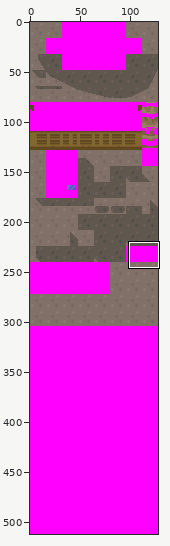
Sprite sheet, stored at tiles/oreburgh_south/bottom.png. The picture above shows the old version from afar; the outline marks the close-up.
Close-up. Earlier state:
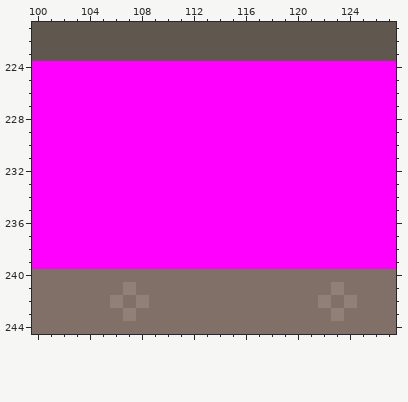
The file is 128x512 pixels. Shown: x 100..127, y 221..244.
And afterwards:
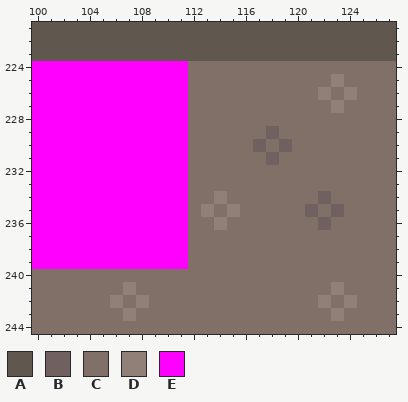
Palette (. is transparent): A #60574f  B #706060  C #807068  D #908078  E #ff00ff
The edit:
Colour E gives way to colour B in row 229 at x 118; in row 230 at x 117 and 119; in row 231 at x 118; in row 234 at x 122; in row 235 at x 121 and 123; in row 236 at x 122.
Colour E gives way to colour C in row 224 at x 112 to 127; in row 225 at x 112 to 122 and 124 to 127; in row 226 at x 112 to 121, 123 and 125 to 127; in row 227 at x 112 to 122 and 124 to 127; in row 228 at x 112 to 127; in row 229 at x 112 to 117 and 119 to 127.
Colour E gives way to colour C in row 230 at x 112 to 116, 118 and 120 to 127; in row 231 at x 112 to 117 and 119 to 127; in rows 232 to 233 at x 112 to 127; in row 234 at x 112 to 113, 115 to 121 and 123 to 127; in row 235 at x 112, 114, 116 to 120, 122 and 124 to 127; in row 236 at x 112 to 113, 115 to 121 and 123 to 127.
Colour E gives way to colour C in rows 237 to 239 at x 112 to 127.
Colour E gives way to colour D in row 225 at x 123; in row 226 at x 122 and 124; in row 227 at x 123; in row 234 at x 114; in row 235 at x 113 and 115; in row 236 at x 114.
Changed places in both close-ups, as pixel boxes (x1, y1, x2, y2):
changed: (188, 61, 396, 269)
